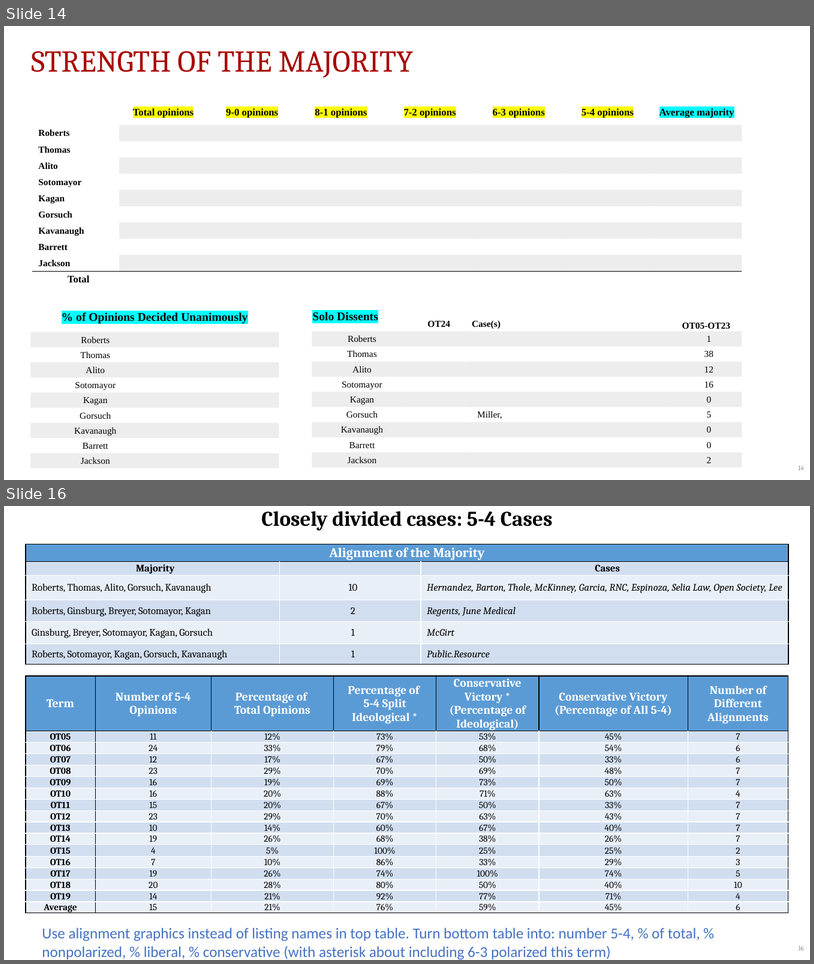
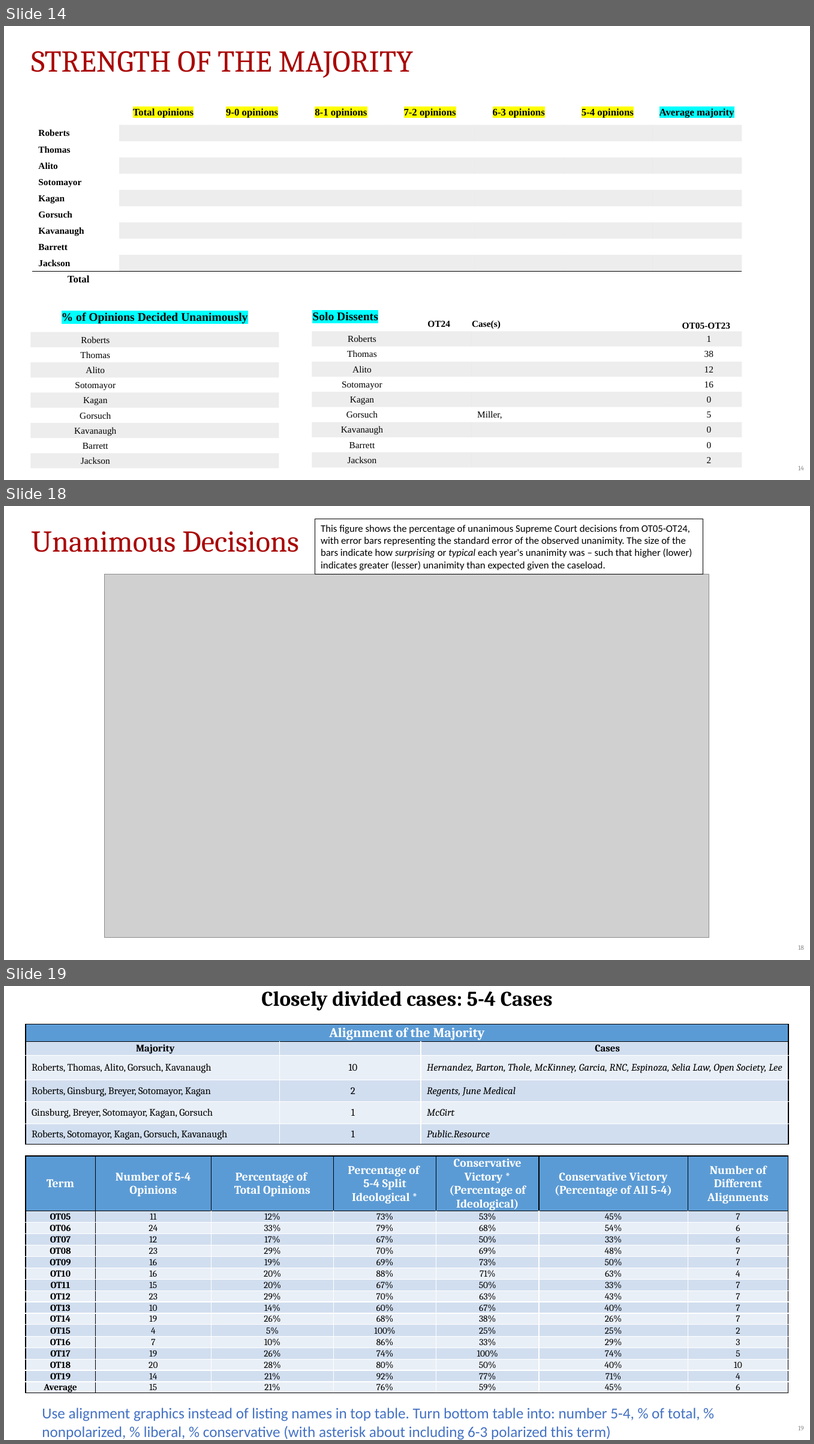
Before and after one commit to JakeTruscott/scotuswatch, a slide deck: Stat Reviews/OT24_StatReview/compilation/SCOTUSBlog/statpack_OT24.pptx. Shown one above the other, each under a label of ours: slides 14 and 16 before the commit, slides 14, 18 and 19 after it; the slides between them are not shown. The pictures are 814x964 and 814x1444 pixels, drawn with LibreOffice and Linux fonts; fonts in the diff are those of the drawing; grey boxes stand for pictures. Boxes give left, top, right and bottom in pixels: in the first picture for what was removed or moved away, otherwise in the second. Text is boxed around its words. In the diff, an @@ line names an element or a change of style, - is before the commit and + after.

```diff
--- a/Stat Reviews/OT24_StatReview/compilation/SCOTUSBlog/statpack_OT24.pptx
+++ b/Stat Reviews/OT24_StatReview/compilation/SCOTUSBlog/statpack_OT24.pptx
@@ slide 18 added at (4,506,810,960), background #FFFFFF @@
@@ rectangle added at (315,519,704,574), outline #000000 0.75 pt, 12 pt, text #000000 @@
+This figure shows the percentage of unanimous Supreme Court decisions from OT05-OT24, with error bars representing the standard error of the observed unanimity. The size of the bars indicate how surprising or typical each year's unanimity was – such that higher (lower) indicates greater (lesser) unanimity than expected given the caseload.
@@ text added at (31,531,299,552), 36 pt, text #A90404 @@
+Unanimous Decisions
@@ picture added at (105,574,710,937) @@
@@ page number added at (798,945,804,949), 8 pt, text #8C8C8C @@
+18
@@ what was slide 16 is now slide 19 @@
@@ page number at (798,1425,804,1430): text changed @@
-16
+19
```
Also in this commit, not shown: 9 slides changed, 3 other slides added, 2 slides removed, 6 other files.
